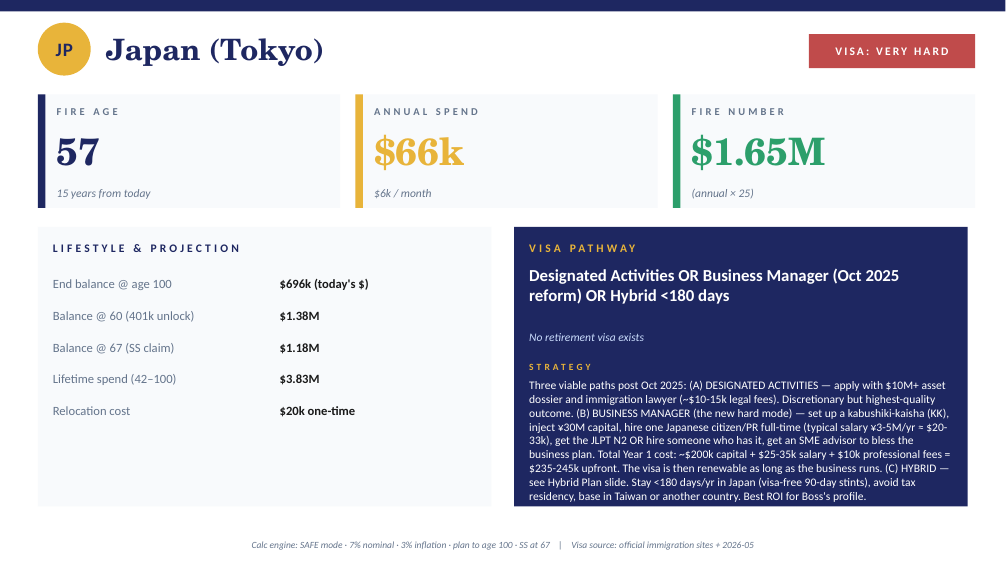
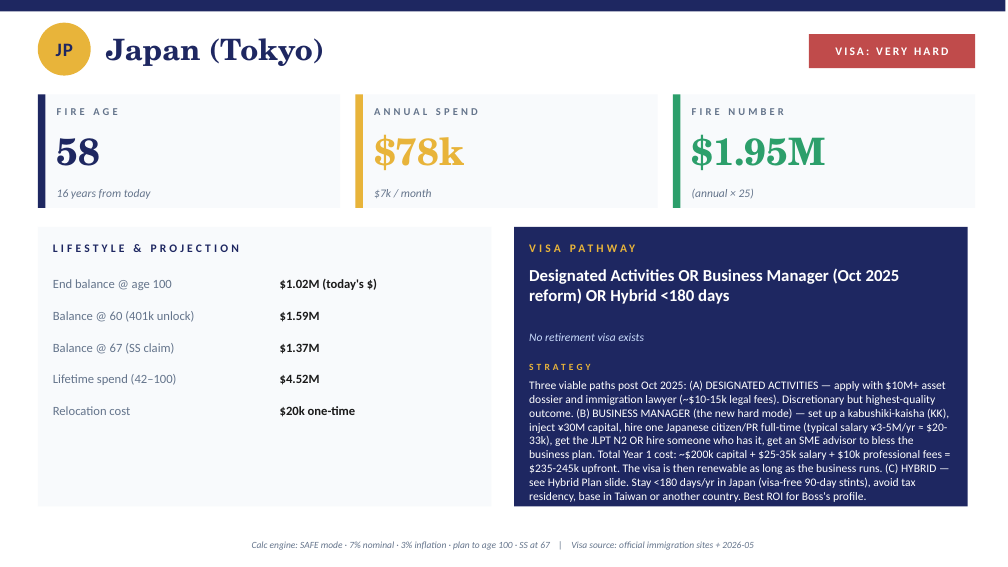
Before and after one commit to comeontsao/FIRE_Calculator, a slide deck: slide 13 of personal/country-comparison-2026/Boss-Country-FIRE-Deck.pptx. Drawn at 1008x567 pixels with LibreOffice and Linux fonts; fonts in the diff are those of the drawing. Boxes give left, top, right and bottom in pixels: in the first picture for what was removed or moved away, otherwise in the second. Text is boxed around its words. In the diff, an @@ line names an element or a change of style, - is before the commit and + after.

```diff
--- a/personal/country-comparison-2026/Boss-Country-FIRE-Deck.pptx
+++ b/personal/country-comparison-2026/Boss-Country-FIRE-Deck.pptx
@@ text at box(57, 138, 100, 166): text changed @@
-57
+58
@@ text at box(374, 134, 464, 170): text changed @@
-$66k
+$78k
@@ text at box(692, 134, 825, 170): text changed @@
-$1.65M
+$1.95M
@@ text at box(57, 189, 151, 199): text changed @@
-15 years from today
+16 years from today
@@ text at box(374, 189, 432, 198): text changed @@
-$6k / month
+$7k / month
@@ text at box(280, 279, 364, 290): text changed @@
-$696k (today's $)
+$1.02M (today's $)
@@ text at box(280, 311, 320, 322): text changed @@
-$1.38M
+$1.59M
@@ text at box(280, 343, 320, 354): text changed @@
-$1.18M
+$1.37M
@@ text at box(280, 374, 320, 385): text changed @@
-$3.83M
+$4.52M
```
Also in this commit, not shown: 6 other slides changed, 8 other files.
